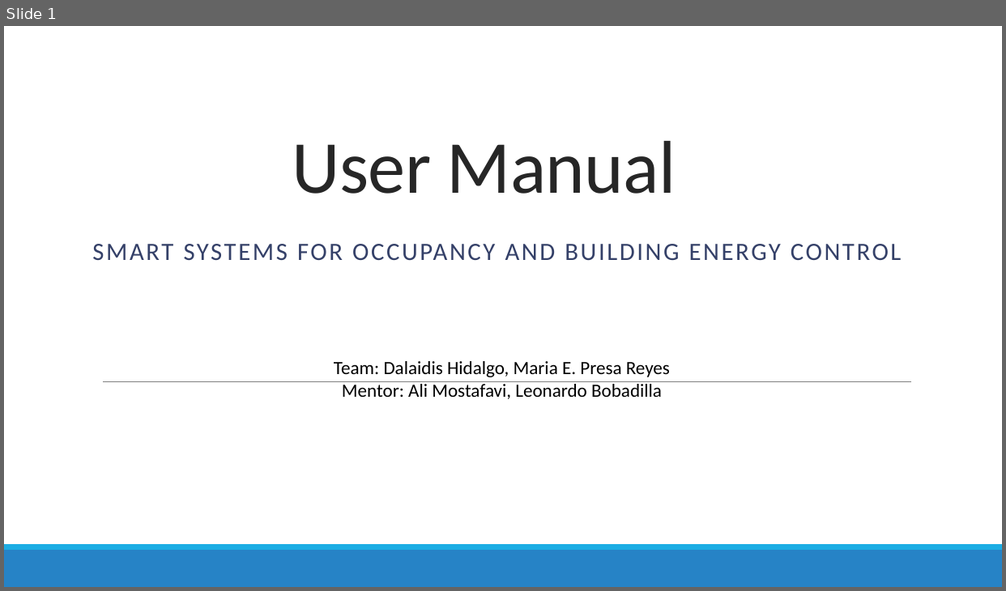
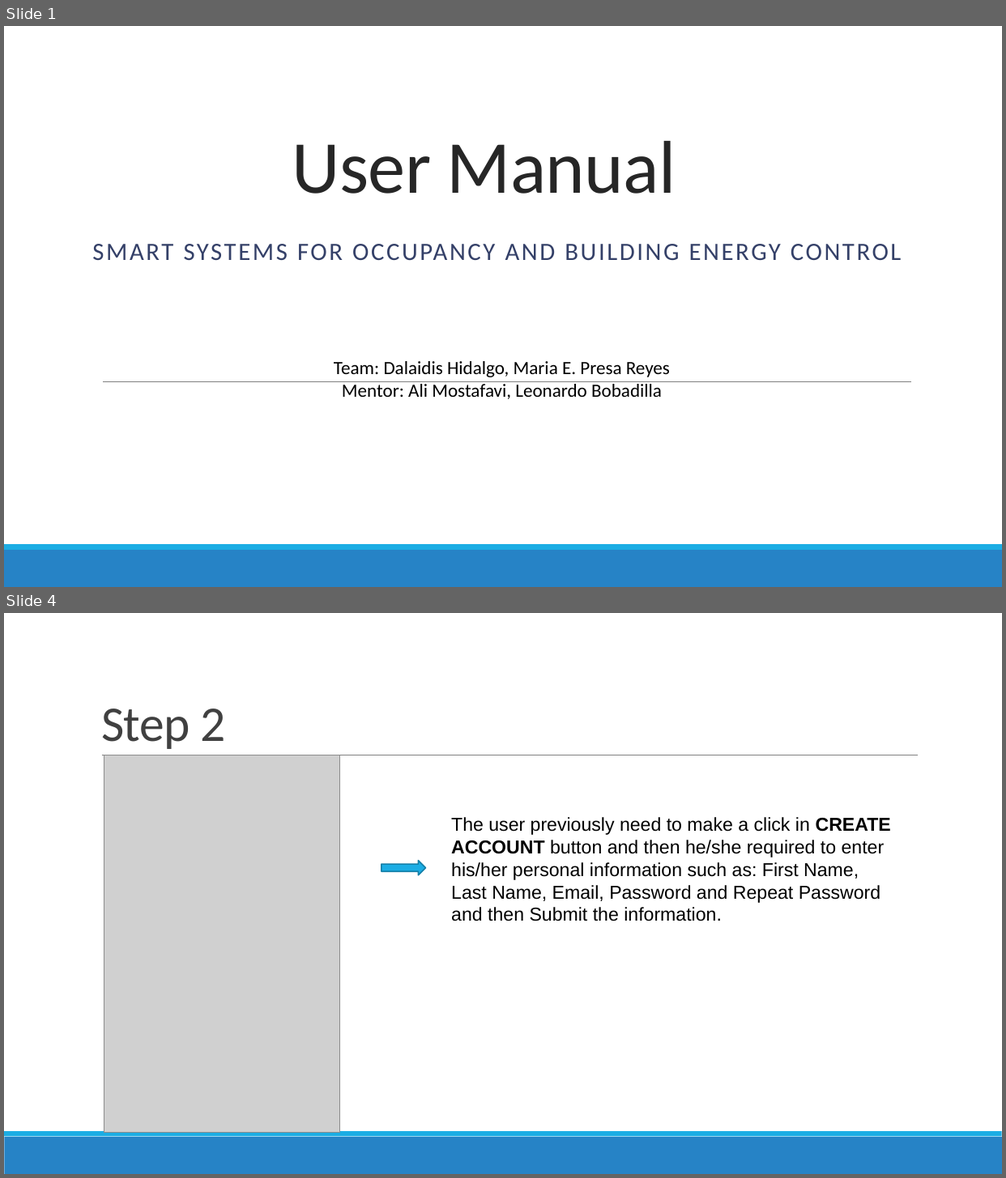
Before and after one commit to FIU-SCIS-Senior-Projects/Smart-Systems-for-Occupancy-and-Building-Energy-Control, a slide deck: Documents/User Manual.pptx. Shown one above the other, each under a label of ours: slide 1 before the commit, slides 1 and 4 after it; the slides between them are not shown. The pictures are 1006x591 and 1006x1178 pixels, drawn with LibreOffice and Linux fonts; fonts in the diff are those of the drawing; grey boxes stand for pictures. Boxes give left, top, right and bottom in pixels: in the first picture for what was removed or moved away, otherwise in the second. Text is boxed around its words. In the diff, an @@ line names an element or a change of style, - is before the commit and + after.

```diff
--- a/Documents/User Manual.pptx
+++ b/Documents/User Manual.pptx
@@ slide 4 added at (4, 613, 1002, 1174), background #FFFFFF; not listed: 2 template elements that a slide beside it also shows @@
@@ title added at (101, 709, 225, 749), 48 pt, text #404040 @@
+Step 2
@@ line added from (102, 756) to (918, 756), #808080 0.5 pt @@
@@ picture added at (104, 756, 340, 1132) @@
@@ text added at (451, 817, 891, 922), 18 pt, text #000000 @@
+The user previously need to make a click in CREATE ACCOUNT button and then he/she required to enter his/her personal information such as: First Name, Last Name, Email, Password and Repeat Password and then Submit the information.
@@ right arrow added at (381, 861, 425, 875), fill #1CADE4, outline #1580A9 1.25 pt @@
```
Also in this commit, not shown: 9 slides changed, 3 other slides added, 6 other files.
